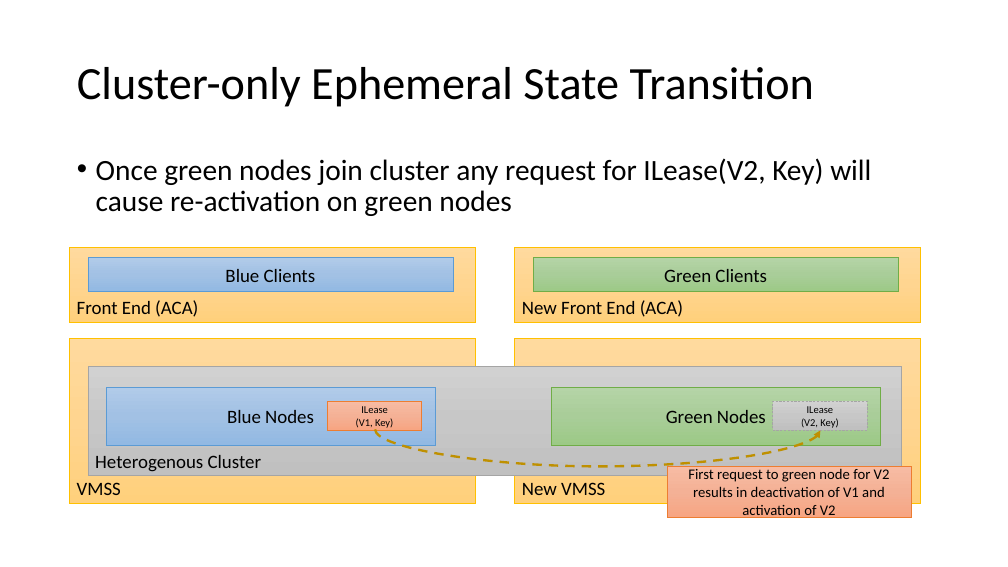
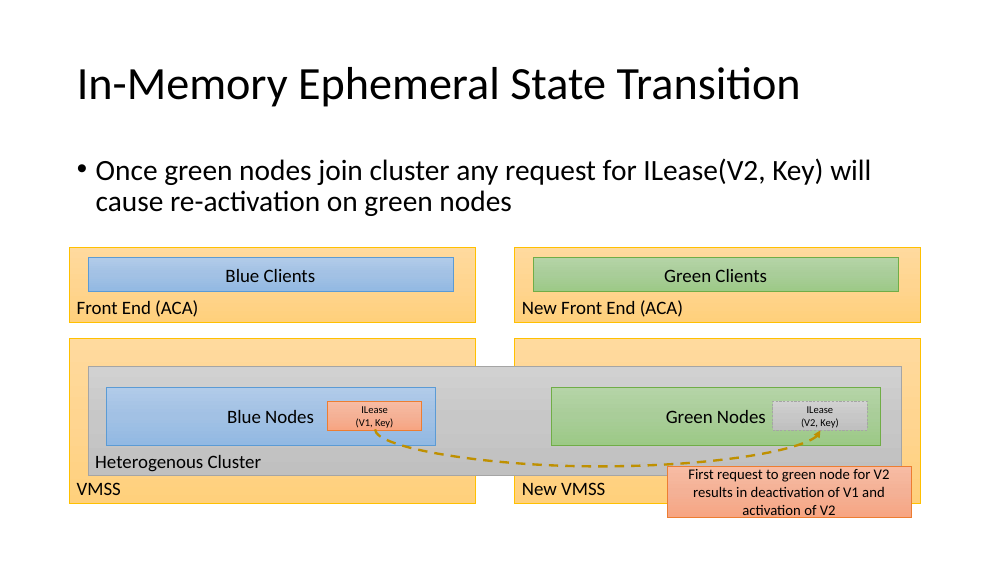
Before and after one commit to MarkNickeson/OrleansVersionAndDeploy, a slide deck: slide 13 of Orleans Versioning and Deployment.pptx. Drawn at 1008x567 pixels with LibreOffice and Linux fonts; fonts in the diff are those of the drawing. Boxes give left, top, right and bottom in pixels: in the first picture for what was removed or moved away, otherwise in the second. Text is boxed around its words. In the diff, an @@ line names an element or a change of style, - is before the commit and + after.

```diff
--- a/Orleans Versioning and Deployment.pptx
+++ b/Orleans Versioning and Deployment.pptx
@@ title at (77, 67, 801, 107): text changed @@
-Cluster-only Ephemeral State Transition
+In-Memory Ephemeral State Transition
```
Also in this commit, not shown: 2 other slides changed, 2 slides added, 18 other files.
